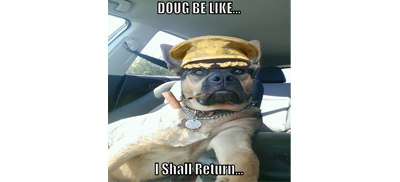
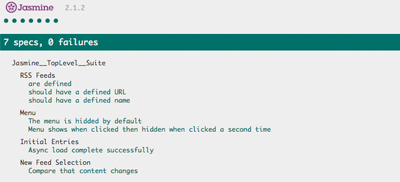
Layered file, before and after one edit (400x182). Changes by layer:
added layer "Layer 9" above "Layer 1" over [0,0,400,182]
hid "Layer 8" over [108,0,291,182]
